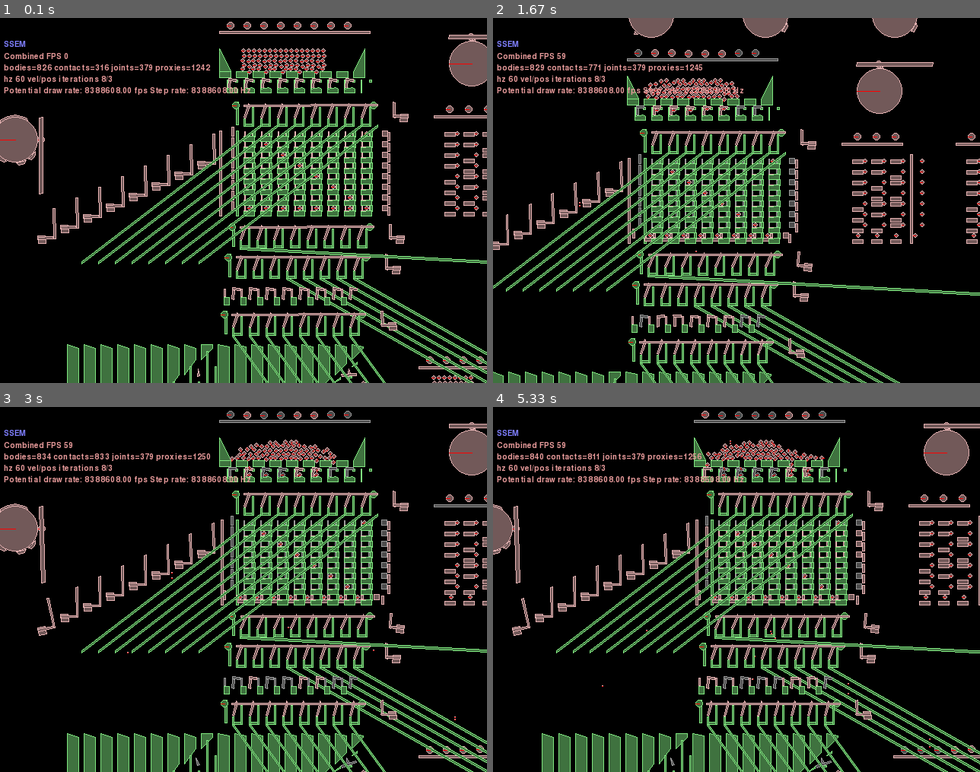
Above: before the commit, frames 1-4 (two rows, left to right).
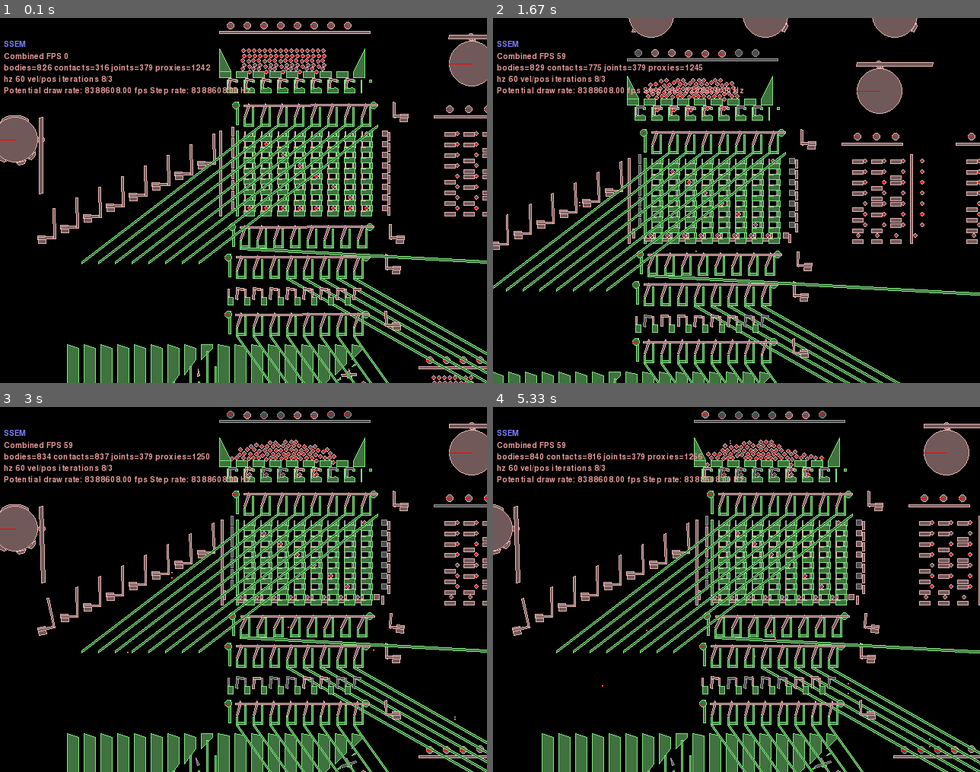
Above: after the commit, the same moments.

Repository: jmacarthur/box2d-ssem
Game: pygame game, started from main.py
Same seed, same stepped clock (60 frames per second), same inputs: the game is played once before the commit and once after it.
Inputs (mouse positions are in pixels of both pictures, inside the frame that each line leads up to):
- Up to frame 1 (0.1 s): no input
- Up to frame 2 (1.67 s): hold Right 0.33-0.8 s; move the mouse to (717, 215) at 0.37 s; hold Up 0.83-1.13 s; move the mouse to (736, 222) at 0.87 s; tap Space at 0.9, 1.23, 1.53 s; hold Right 1.17-1.63 s; move the mouse to (619, 204) at 1.2 s
- Up to frame 3 (3 s): hold Left 1.67-2.2 s; move the mouse to (292, 669) at 1.7 s; tap Space at 1.73, 2.03, 2.3, 2.63, 2.93 s; hold Down 2.23-2.53 s; move the mouse to (92, 673) at 2.27 s; hold Left 2.57-2.97 s; move the mouse to (423, 717) at 2.6 s
- Up to frame 4 (5.33 s): hold Up 3-3.37 s; move the mouse to (794, 622) at 3.03 s; tap Space at 3.07, 3.47, 3.77, 4.47, 4.87, 5.17 s; hold Right 3.4-4.03 s; move the mouse to (746, 465) at 3.43 s; click (561, 578) at 4.12 s; hold Down 4.4-4.77 s; move the mouse to (712, 684) at 4.43 s; hold Left 4.8-5.27 s; move the mouse to (736, 633) at 4.83 s; hold Right from 5.3 s (still down)

The runs differ from the first frame. In frame 1, 3.0% of the frame differs, in the area x 0-83%, y 17-100%; in frame 2, 2.5%; in frame 3, 3.3%, in the area x 0-83%, y 12-100%; in frame 4, 3.2%.

Commit message:
More fine timing adjustments

Diff:
--- a/main.py
+++ b/main.py
@@ -754,8 +754,8 @@
         (memory_selector_holdoff, memory_follower_holdoff) = self.memory_module(0,0, groundBody)
         self.upper_regenerators = []
         discard_lever_2 = self.diverter_set(-5,-30, groundBody, discard=True) # Diverter 2a. Discard reader-pulse data.
-        upper_regen_control = self.regenerator(-15,-105, groundBody, self.upper_regenerators) # Regenerator 1. For regenning anything read from memory.
-        diverter_3 = self.diverter_set(-15,-145, groundBody, slope_x=226, slope_y=310) # Diverter 3; splits to instruction reg/PC
+        upper_regen_control = self.regenerator(-10,-105, groundBody, self.upper_regenerators) # Regenerator 1. For regenning anything read from memory.
+        diverter_3 = self.diverter_set(-10,-145, groundBody, slope_x=221, slope_y=310) # Diverter 3; splits to instruction reg/PC
 
         ip_diverter_lever = self.diverter_set(-10,-70, groundBody, slope_x=352, slope_y=200, start_at=3) # Diverter 1. Splits to instruction counter.
 
@@ -810,15 +810,15 @@
         self.distance_joint(follower_body, memory_selector_holdoff)
 
         # Cam 2: Memory returner (left side)
-        follower_body = self.add_cam(-400,120, groundBody, 100, horizontal=True, bumps=[(0.05, 0.04), (0.3,0.1), (0.60,0.1)], axis_offset=-1)
+        follower_body = self.add_cam(-400,120, groundBody, 100, horizontal=True, bumps=[(0.05, 0.04), (0.3,0.1), (0.63,0.1)], axis_offset=-1)
         self.distance_joint(follower_body, self.memory_returning_gate)
 
         # Cam 4: Memory holdoff (right side)
-        follower_body = self.add_cam(-300,100, groundBody, 100, horizontal=True, bumps=[(0.08,0.06), (0.17,0.05), (0.31,0.1), (0.5,0.05), (0.63,0.2)],axis_offset=-1)
+        follower_body = self.add_cam(-300,100, groundBody, 100, horizontal=True, bumps=[(0.08,0.06), (0.17,0.05), (0.31,0.1), (0.48,0.05), (0.64,0.2)],axis_offset=-1)
         self.distance_joint(follower_body, memory_follower_holdoff)
 
         # Cam 5: Regenerator 1
-        follower_body = self.add_cam(800, 100, groundBody, 80, horizontal=True, bumps=[(0.25,0.05), (0.57,0.05)])
+        follower_body = self.add_cam(800, 100, groundBody, 80, horizontal=True, bumps=[(0.25,0.05), (0.56,0.05)])
         self.distance_joint(follower_body, upper_regen_control)
 
         # Cam 6: Split to instruction counter/reg
@@ -851,11 +851,11 @@
 
         # Cam 12: Fires main memory injector, injecting all 8 columns. If STO is on, this diverts to the subtractor reader. If not, it
         # will fall through the memory and be discarded.
-        follower_body = self.add_cam(0,300, groundBody, 100, bumps=[(0.6,0.02)], axis_offset=1)
+        follower_body = self.add_cam(0,300, groundBody, 100, bumps=[(0.62,0.02)], axis_offset=1)
         self.distance_joint(follower_body, main_injector_raiser)
 
         # Cam 13: Discard everything after main injector fires for all cases.
-        follower_body = self.add_cam(900, 200, groundBody, 80, bumps=[(0.6,0.2)], horizontal=True, reverse_direction=True, axis_offset=3)
+        follower_body = self.add_cam(900, 200, groundBody, 100, bumps=[(0.6,0.2)], horizontal=True, reverse_direction=True, axis_offset=3)
         self.distance_joint(follower_body, discard_lever_2)
 
         # Cam 14: Divert to subtractor reader on STO.
